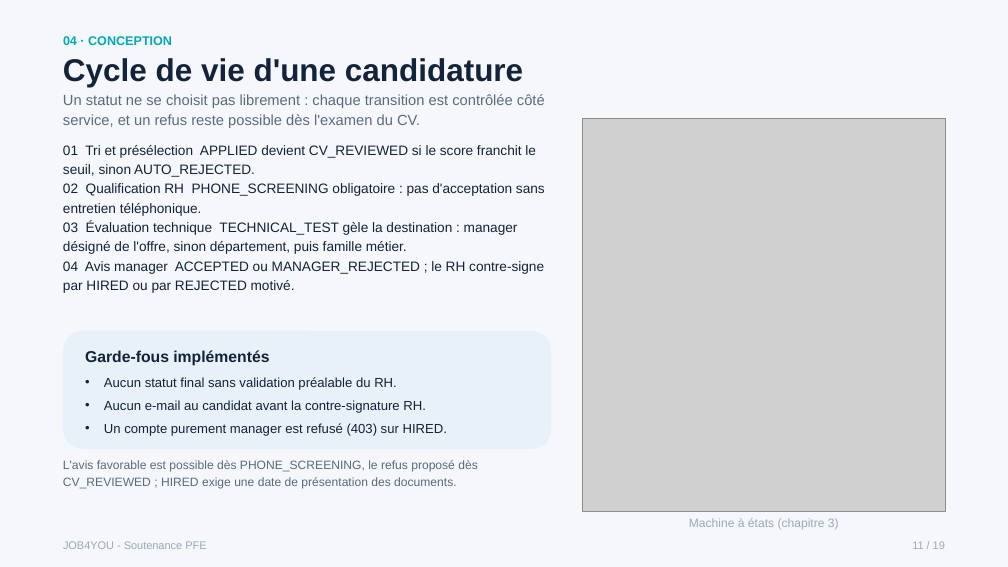
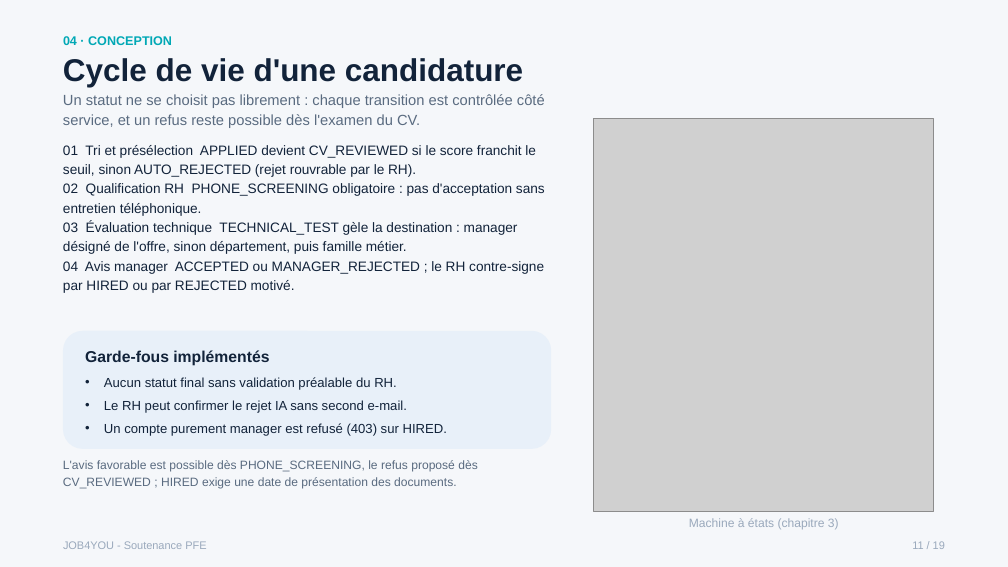
Before and after one commit to bargaouihaythem/FindYourJob, a slide deck: slide 11 of Rapport-PFE/finalreport/Soutenance_JOB4YOU_Haythem_Bargaoui.pptx. Drawn at 1008x567 pixels with LibreOffice and Linux fonts; fonts in the diff are those of the drawing; grey boxes stand for pictures. Boxes give left, top, right and bottom in pixels: in the first picture for what was removed or moved away, otherwise in the second. Text is boxed around its words. In the diff, an @@ line names an element or a change of style, - is before the commit and + after.

```diff
--- a/Rapport-PFE/finalreport/Soutenance_JOB4YOU_Haythem_Bargaoui.pptx
+++ b/Rapport-PFE/finalreport/Soutenance_JOB4YOU_Haythem_Bargaoui.pptx
@@ picture: place and size @@
-picture at bbox=[583, 118, 945, 512]
+picture at bbox=[594, 118, 933, 512]
@@ text at bbox=[63, 145, 545, 293]: text changed @@
-01 Tri et présélection APPLIED devient CV_REVIEWED si le score franchit le
-seuil, sinon AUTO_REJECTED.
-02 Qualification RH PHONE_SCREENING obligatoire : pas d'acceptation sans
-entretien téléphonique.
-03 Évaluation technique TECHNICAL_TEST gèle la destination : manager
-désigné de l'offre, sinon département, puis famille métier.
-04 Avis manager ACCEPTED ou MANAGER_REJECTED ; le RH contre-signe
-par HIRED ou par REJECTED motivé.
+01 Tri et présélection APPLIED devient CV_REVIEWED si le score franchit le
+seuil, sinon AUTO_REJECTED (rejet rouvrable par le RH).
+02 Qualification RH PHONE_SCREENING obligatoire : pas d'acceptation sans
+entretien téléphonique.
+03 Évaluation technique TECHNICAL_TEST gèle la destination : manager
+désigné de l'offre, sinon département, puis famille métier.
+04 Avis manager ACCEPTED ou MANAGER_REJECTED ; le RH contre-signe
+par HIRED ou par REJECTED motivé.
@@ text at bbox=[104, 400, 407, 413]: text changed @@
-• Aucun e-mail au candidat avant la contre-signature RH.
+• Le RH peut confirmer le rejet IA sans second e-mail.
```
Also in this commit, not shown: 2 other slides changed, 2 other files.
